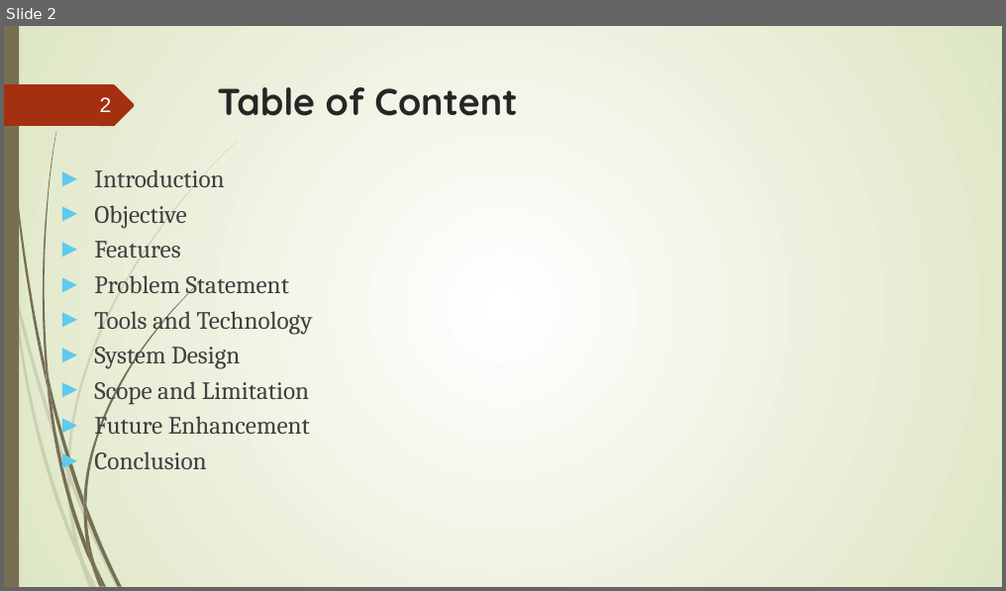
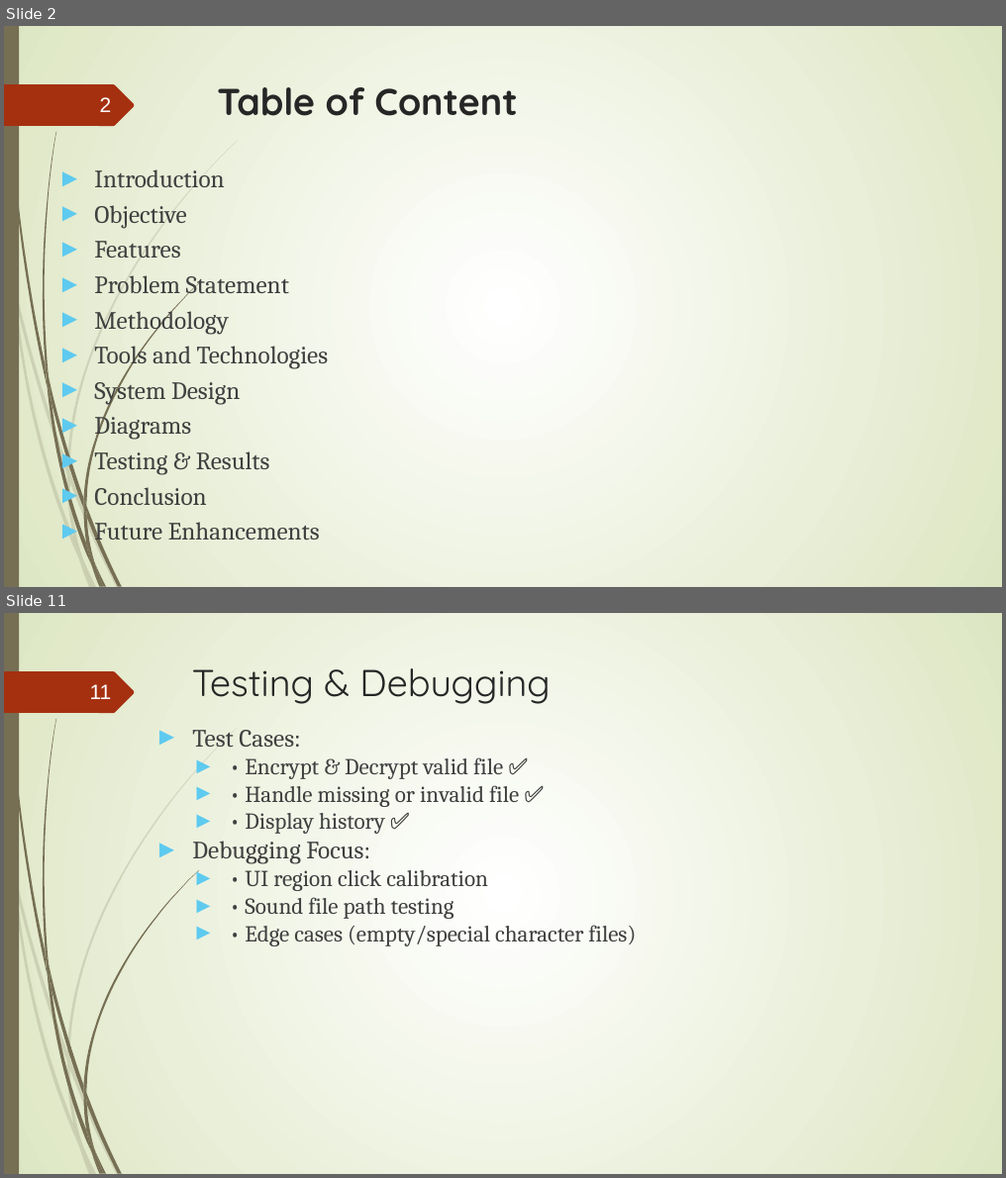
Before and after one commit to salimshre/Encryptor, a slide deck: Documentation/final -File Encryptor In C++.pptx. Shown one above the other, each under a label of ours: slide 2 before the commit, slides 2 and 11 after it; the slides between them are not shown. The pictures are 1006x591 and 1006x1178 pixels, drawn with LibreOffice and Linux fonts; fonts in the diff are those of the drawing. Boxes give left, top, right and bottom in pixels: in the first picture for what was removed or moved away, otherwise in the second. Text is boxed around its words. In the diff, an @@ line names an element or a change of style, - is before the commit and + after.

```diff
--- a/Documentation/final -File Encryptor In C++.pptx
+++ b/Documentation/final -File Encryptor In C++.pptx
@@ slide 11 added at [4, 613, 1002, 1174], background gradient #FFFFFF to #DDE6C3; not listed: 24 template elements that a slide beside it also shows @@
@@ title added at [192, 668, 550, 704], 36 pt, text #262626 @@
+Testing & Debugging
@@ page number added at [90, 684, 112, 699], 20 pt, text #FEFFFF @@
+11
@@ text added at [192, 730, 636, 947], 22 pt, text #3F3F3F @@
+► Test Cases:
+  ► • Encrypt & Decrypt valid file ✅
+  ► • Handle missing or invalid file ✅
+  ► • Display history ✅
+► Debugging Focus:
+  ► • UI region click calibration
+  ► • Sound file path testing
+  ► • Edge cases (empty/special character files)
@@ slide 2 changed as well @@
@@ text at [94, 306, 329, 370]: text changed @@
-► Tools and Technology
+► Methodology
+► Tools and Technologies
@@ text at [94, 411, 270, 475]: text changed @@
-► Scope and Limitation
-► Future Enhancement
+► Diagrams
+► Testing & Results
@@ text at [94, 522, 320, 546]: paragraph added @@
+► Future Enhancements
```
Also in this commit, not shown: 1 other slide changed, 11 other slides added, 11 slides removed, 2 other files.
